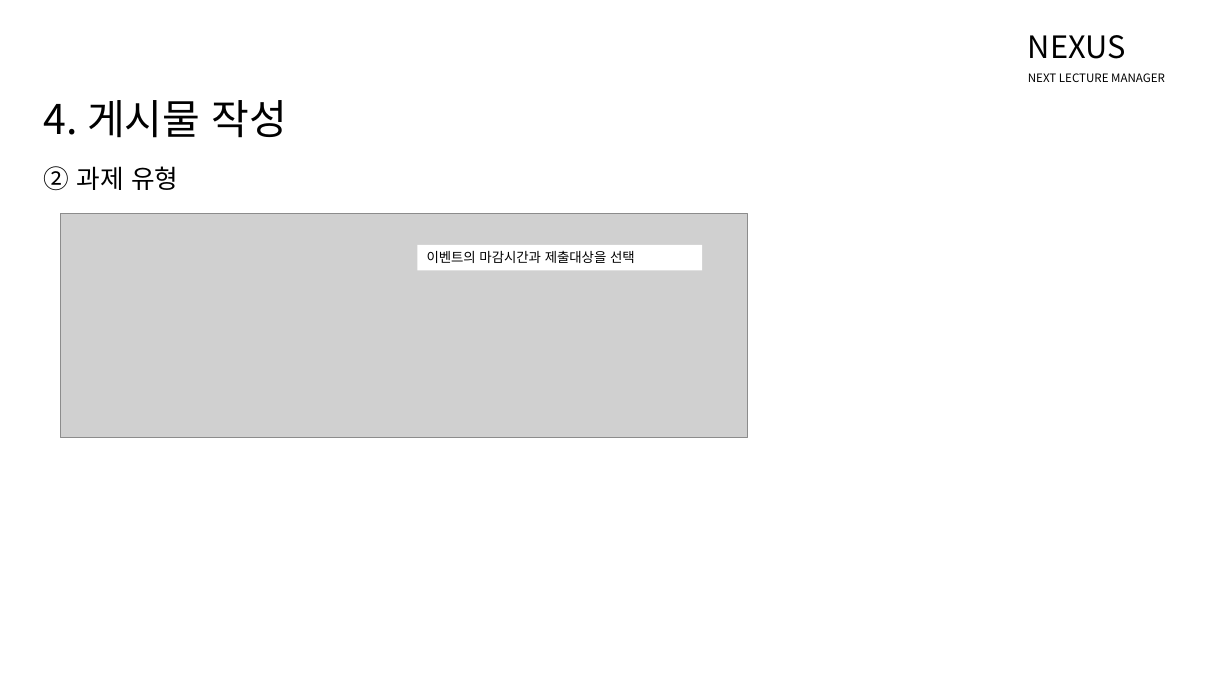
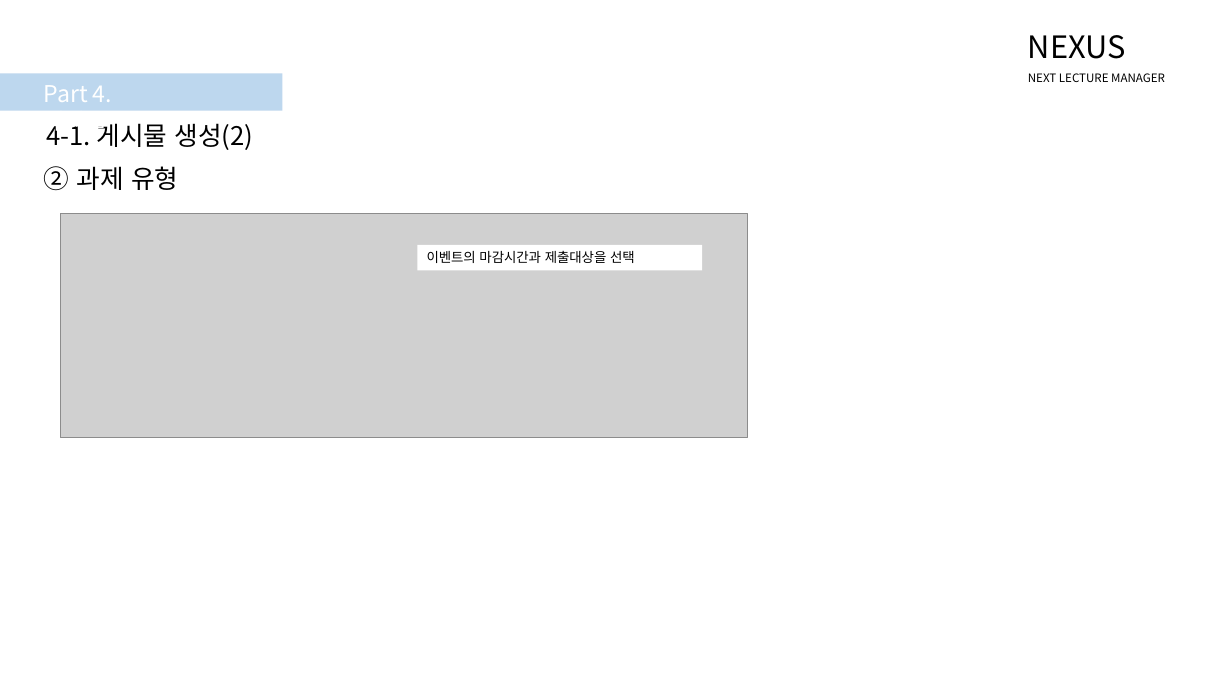
Before and after one commit to NHNNEXT/2015-03-REAL-TUTU, a slide deck: slide 20 of Nexus.pptx (slide 15 before the commit). Drawn at 1232x693 pixels with LibreOffice and Linux fonts; fonts in the diff are those of the drawing; grey boxes stand for pictures. Boxes give left, top, right and bottom in pixels: in the first picture for what was removed or moved away, otherwise in the second. Text is boxed around its words. In the diff, an @@ line names an element or a change of style, - is before the commit and + after.

```diff
--- a/Nexus.pptx
+++ b/Nexus.pptx
@@ rectangle added at <box>0,74,282,111</box>, fill #BDD7EE @@
@@ text added at <box>44,85,112,135</box>, 18 pt, text #FFFFFF @@
+Part 4. 게시물
@@ text at <box>46,123,254,150</box>: text changed; size 32 to 20 pt @@
-4. 게시물 작성
+4-1. 게시물 생성(2)
```
Also in this commit, not shown: 17 other slides changed, 10 slides added, 2 other files.
